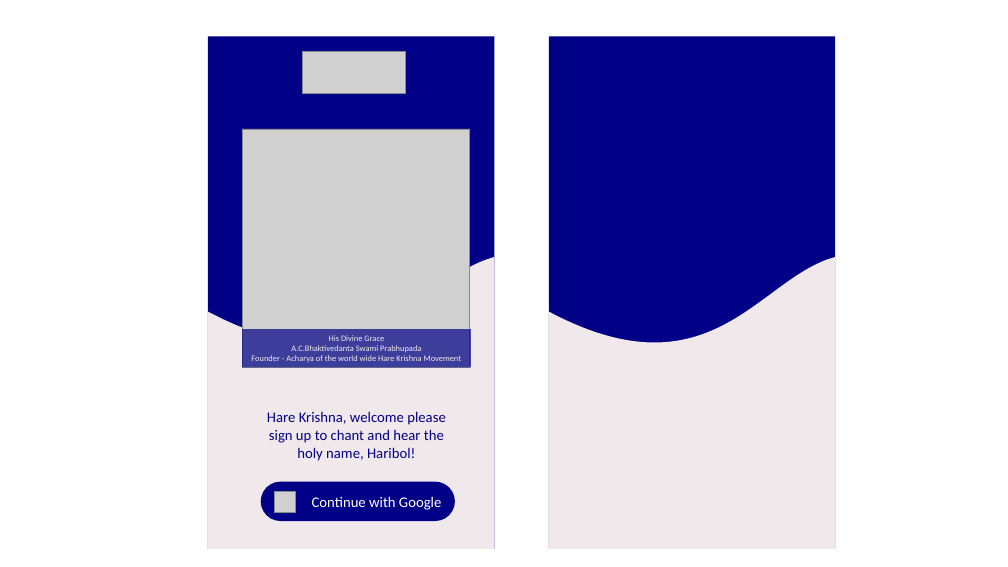
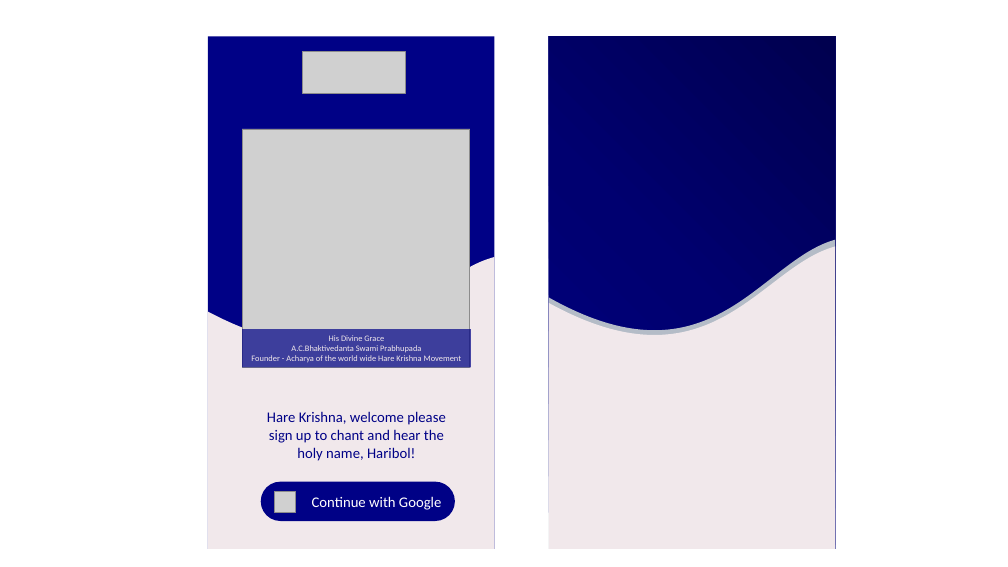
Before and after one commit to folkwhitefieldappdevelopment/chantingworkingapp, a slide deck: slide 2 of documents/ux/ux_design.pptx. Drawn at 1008x567 pixels with LibreOffice and Linux fonts; fonts in the diff are those of the drawing; grey boxes stand for pictures. Boxes give left, top, right and bottom in pixels: in the first picture for what was removed or moved away, otherwise in the second. Text is boxed around its words. In the diff, an @@ line names an element or a change of style, - is before the commit and + after.

```diff
--- a/documents/ux/ux_design.pptx
+++ b/documents/ux/ux_design.pptx
@@ rectangle at (549, 36, 836, 549): fill #000186 to gradient #00014F to #000171 to #000186 @@
@@ freeform shape: place and size @@
-freeform shape at (549, 257, 836, 549)
+freeform shape at (549, 240, 836, 549)
@@ freeform shape at (549, 240, 836, 549): fill #F1E8EB to #B4BCC7 @@
@@ freeform shape added at (549, 247, 836, 549), fill #F1E8EB @@
```
Also in this commit, not shown: 16 other files.
